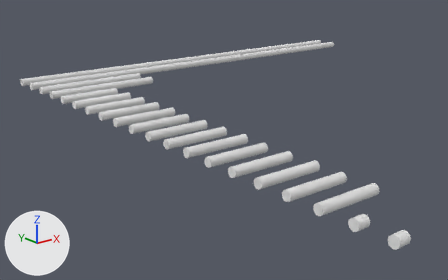
Renders of the glTF model output/3d/new-hope-threaded-terminal-parts.glb from each side of a commit.
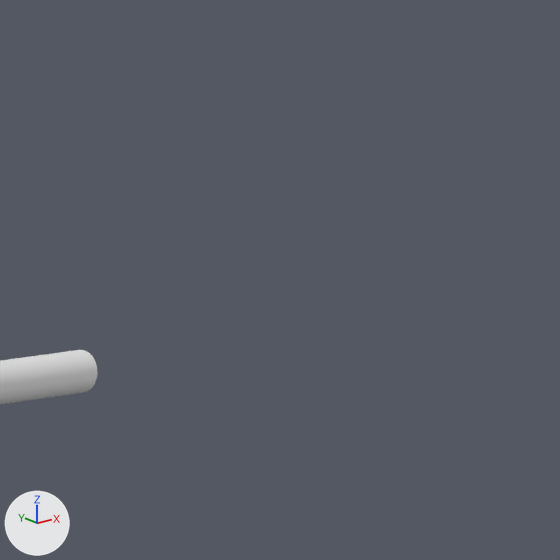
There are two pictures of each version: one whole from a camera (50 mm lens) standing at (-0.709, -0.73, 0.649) and looking at (0.958, 1.354, -0.185), one close up on the part from 72% to 87% of the width and 0% to 24% of the height. Arrows for +X, +Y and +Z are at lower left; the lights stay in place. The first two pictures are the older version. Where no turn or scale is listed for an object, it has been applied to the vertices.

In view in the first close-up: 'CMI.29'.
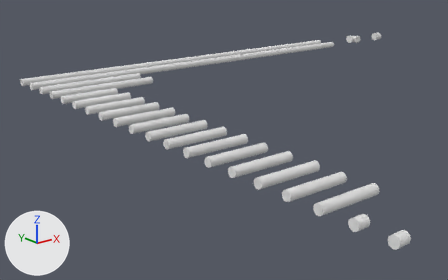
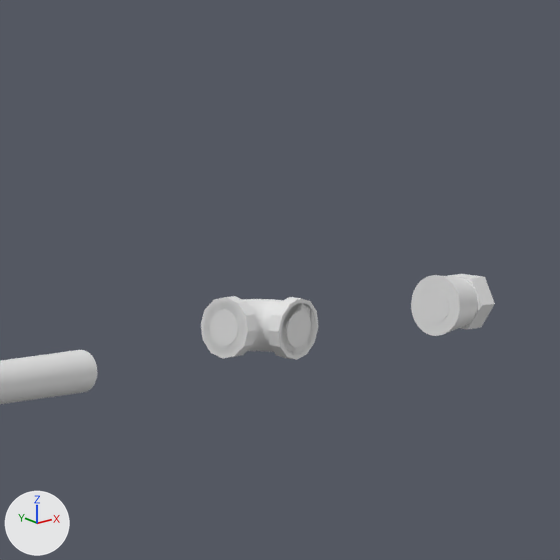
Pixel boxes [x1, y1, x2, y2] of what changed, in the close-ups (560 x 560 px):
'ASC_SCI_3221R_1x3_4_Reducer_Body', added
    after: [411, 275, 478, 336]
'ASC_SCI_3201_1in_FNPT_Collar_X', added
    after: [201, 296, 257, 358]
'ASC_SCI_3201_1in_FNPT_Collar_Y', added
    after: [268, 297, 319, 360]
'ASC_SCI_3221R_3_4in_FNPT_Hex', added
    after: [448, 274, 495, 329]
'ASC_SCI_3201_1in_FNPT_Open_X', added
    after: [210, 310, 238, 346]
'ASC_SCI_3221R_1in_FNPT_Open', added
    after: [421, 288, 450, 323]
'ASC_SCI_3201_1in_Elbow_Body', added
    after: [242, 299, 283, 352]
'ASC_SCI_3201_1in_FNPT_Open_Y', added
    after: [287, 311, 311, 347]
'ASC_SCI_3201_1in_Elbow_Leg_Y', added
    after: [264, 301, 316, 355]
'ASC_SCI_3201_1in_Elbow_Leg_X', added
    after: [204, 302, 259, 354]

Edits to the bpy script that builds the scene:
```text
Add ob_asc_sci_3221r_1in_fnpt_open:
    ob_asc_sci_3221r_1in_fnpt_open = bpy.data.objects.new('ASC_SCI_3221R_1in_FNPT_Open', me_cylinder_027)  # a 64-sided cylinder along x spanning x -0.0007..0.0007, y -0.0133..0.0133, z -0.0133..0.0133; in mat_unresolved_internal_thread_volume (white #e7e7e7)
    ob_asc_sci_3221r_1in_fnpt_open.location = (2.5004, 1.76, 0.1)
Add ob_asc_sci_3221r_3_4in_fnpt_hex:
    ob_asc_sci_3221r_3_4in_fnpt_hex = bpy.data.objects.new('ASC_SCI_3221R_3_4in_FNPT_Hex', me_cylinder_026)  # a 6-sided cylinder along x spanning x -0.0082..0.0082, y -0.0222..0.0222, z -0.0192..0.0192; in mat_asc_sci_black_ductile_iron (white #e7e7e7)
    ob_asc_sci_3221r_3_4in_fnpt_hex.location = (2.5348, 1.76, 0.1)
Add ob_asc_sci_3221r_1x3_4_reducer_body:
    ob_asc_sci_3221r_1x3_4_reducer_body = bpy.data.objects.new('ASC_SCI_3221R_1x3_4_Reducer_Body', me_cone)  # a 64-sided cut cone along x (radius 0.0228 at the low end, 0.0188 at the high end) spanning x -0.0133..0.0133, y -0.0228..0.0228, z -0.0228..0.0228; in mat_asc_sci_black_ductile_iron (white #e7e7e7)
    ob_asc_sci_3221r_1x3_4_reducer_body.location = (2.5133, 1.76, 0.1)
Add ob_asc_sci_3201_1in_fnpt_open_y:
    ob_asc_sci_3201_1in_fnpt_open_y = bpy.data.objects.new('ASC_SCI_3201_1in_FNPT_Open_Y', me_cylinder_025)  # a 64-sided cylinder along y spanning x -0.0133..0.0133, y -0.0007..0.0007, z -0.0133..0.0133; in mat_unresolved_internal_thread_volume (white #e7e7e7)
    ob_asc_sci_3201_1in_fnpt_open_y.location = (2.322, 1.7442, 0.1)
Add ob_asc_sci_3201_1in_fnpt_open_x:
    ob_asc_sci_3201_1in_fnpt_open_x = bpy.data.objects.new('ASC_SCI_3201_1in_FNPT_Open_X', me_cylinder_024)  # a 64-sided cylinder along x spanning x -0.0007..0.0007, y -0.0133..0.0133, z -0.0133..0.0133; in mat_unresolved_internal_thread_volume (white #e7e7e7)
    ob_asc_sci_3201_1in_fnpt_open_x.location = (2.2842, 1.782, 0.1)
Add ob_asc_sci_3201_1in_fnpt_collar_y:
    ob_asc_sci_3201_1in_fnpt_collar_y = bpy.data.objects.new('ASC_SCI_3201_1in_FNPT_Collar_Y', me_cylinder_023)  # a 12-sided cylinder along y spanning x -0.0225..0.0225, y -0.005..0.005, z -0.0225..0.0225; in mat_asc_sci_black_ductile_iron (white #e7e7e7)
    ob_asc_sci_3201_1in_fnpt_collar_y.location = (2.322, 1.7489, 0.1)
Add ob_asc_sci_3201_1in_fnpt_collar_x:
    ob_asc_sci_3201_1in_fnpt_collar_x = bpy.data.objects.new('ASC_SCI_3201_1in_FNPT_Collar_X', me_cylinder_022)  # a 12-sided cylinder along x spanning x -0.005..0.005, y -0.0225..0.0225, z -0.0225..0.0225; in mat_asc_sci_black_ductile_iron (white #e7e7e7)
    ob_asc_sci_3201_1in_fnpt_collar_x.location = (2.2889, 1.782, 0.1)
Add ob_asc_sci_3201_1in_elbow_leg_y:
    ob_asc_sci_3201_1in_elbow_leg_y = bpy.data.objects.new('ASC_SCI_3201_1in_Elbow_Leg_Y', me_cylinder_021)  # a 64-sided cylinder along y spanning x -0.019..0.019, y -0.0081..0.0081, z -0.019..0.019; in mat_asc_sci_black_ductile_iron (white #e7e7e7)
    ob_asc_sci_3201_1in_elbow_leg_y.location = (2.322, 1.752, 0.1)
Add ob_asc_sci_3201_1in_elbow_leg_x:
    ob_asc_sci_3201_1in_elbow_leg_x = bpy.data.objects.new('ASC_SCI_3201_1in_Elbow_Leg_X', me_cylinder_020)  # a 64-sided cylinder along x spanning x -0.008..0.008, y -0.019..0.019, z -0.019..0.019; in mat_asc_sci_black_ductile_iron (white #e7e7e7)
    ob_asc_sci_3201_1in_elbow_leg_x.location = (2.2919, 1.782, 0.1)
Add ob_asc_sci_3201_1in_elbow_body:
    ob_asc_sci_3201_1in_elbow_body = bpy.data.objects.new('ASC_SCI_3201_1in_Elbow_Body', me_asc_sci_3201_1in_elbow_bodymesh)  # 1568 vertices, 3072 faces; spans x 2.3..2.341, y 1.76..1.801, z 0.081..0.119; in mat_asc_sci_black_ductile_iron (white #e7e7e7)
    ob_asc_sci_3201_1in_elbow_body.location = (0.0, 0.0, 0.0)
```
